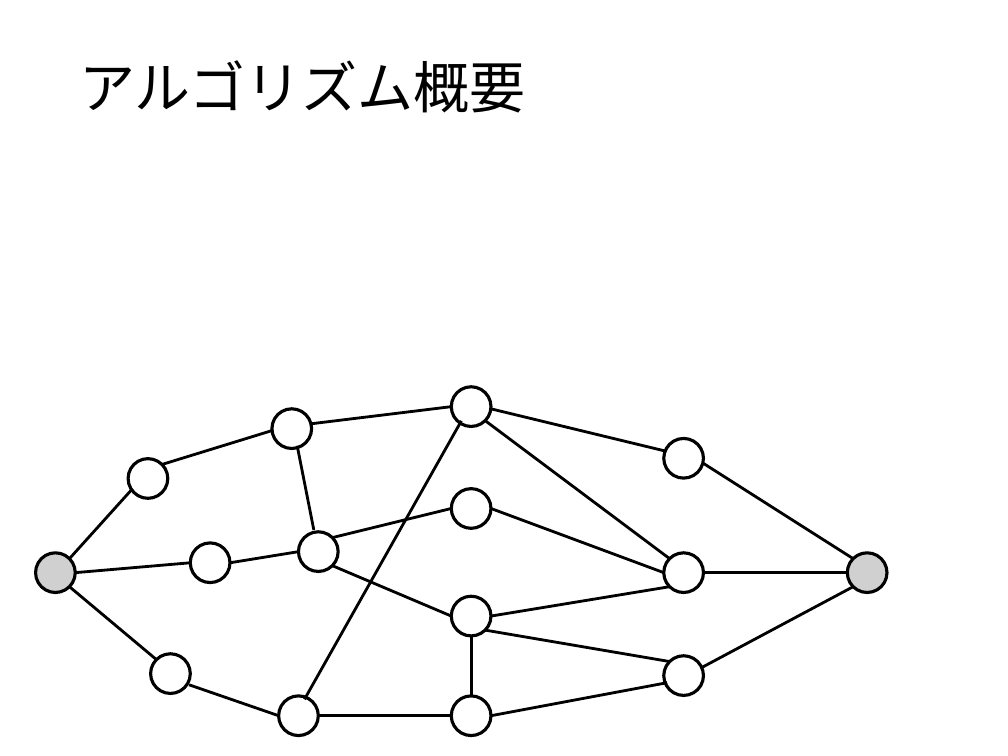
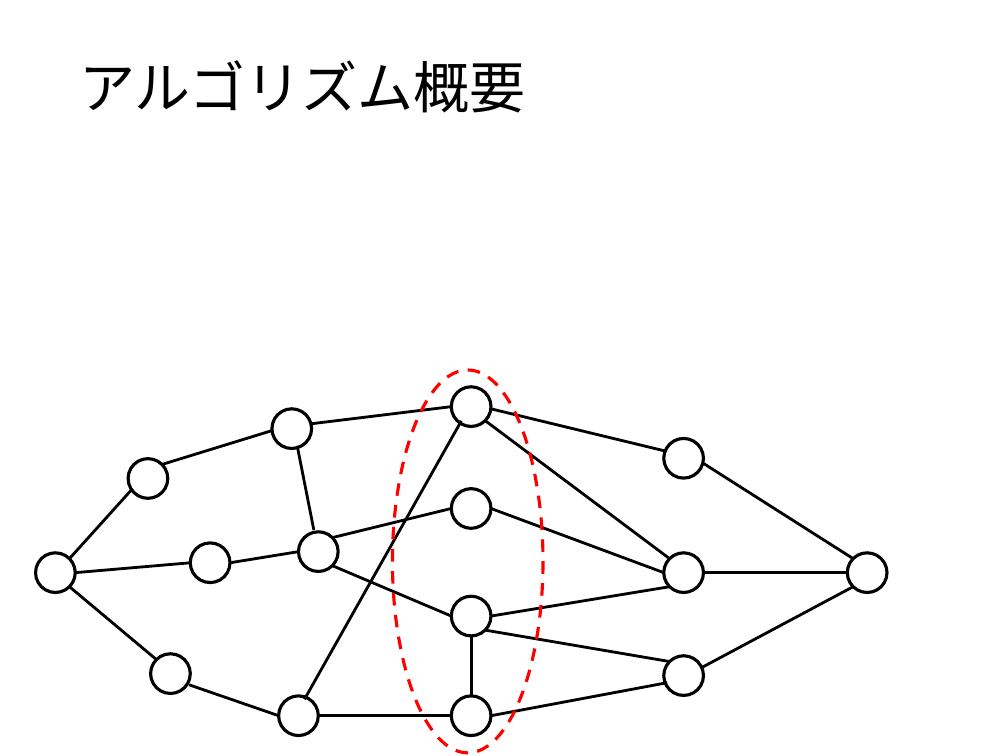
Before and after one commit to ssmr0410/share, a slide deck: slide 7 of slide/mizutani_pre.pptx. Drawn at 1008x756 pixels with LibreOffice and Linux fonts; fonts in the diff are those of the drawing; grey boxes stand for pictures. Boxes give left, top, right and bottom in pixels: in the first picture for what was removed or moved away, otherwise in the second. Text is boxed around its words. In the diff, an @@ line names an element or a change of style, - is before the commit and + after.

```diff
--- a/slide/mizutani_pre.pptx
+++ b/slide/mizutani_pre.pptx
@@ ellipse added at [392, 370, 542, 753], outline #FF0000 2.25 pt dashed @@
@@ picture removed at [35, 552, 75, 592] @@
@@ ellipse added at [35, 552, 75, 592], fill #FFFFFF, outline #000000 2.25 pt @@
@@ picture removed at [848, 552, 887, 592] @@
@@ ellipse added at [848, 552, 887, 592], fill #FFFFFF, outline #000000 2.25 pt @@
```
Also in this commit, not shown: 5 other slides changed, 8 other files.
